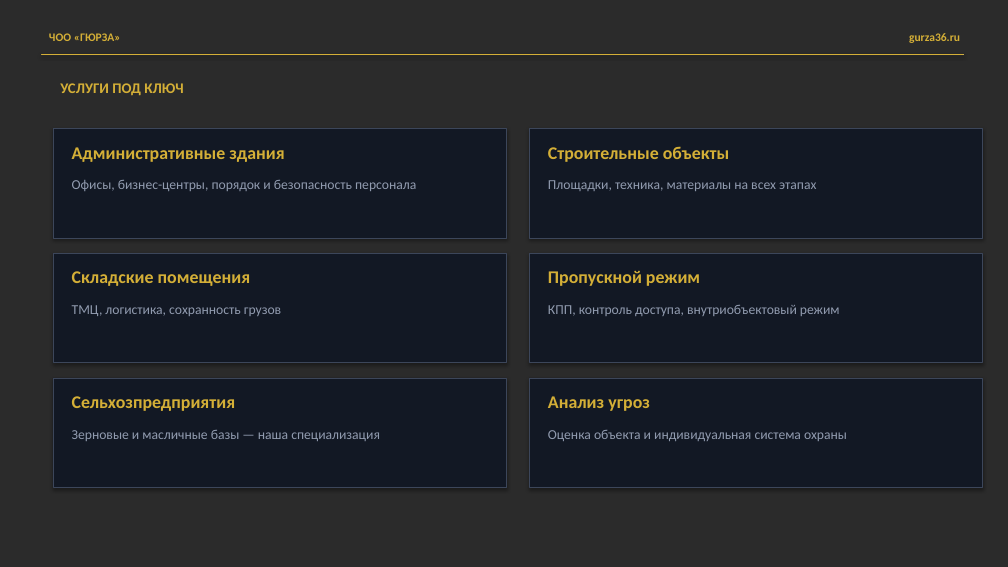
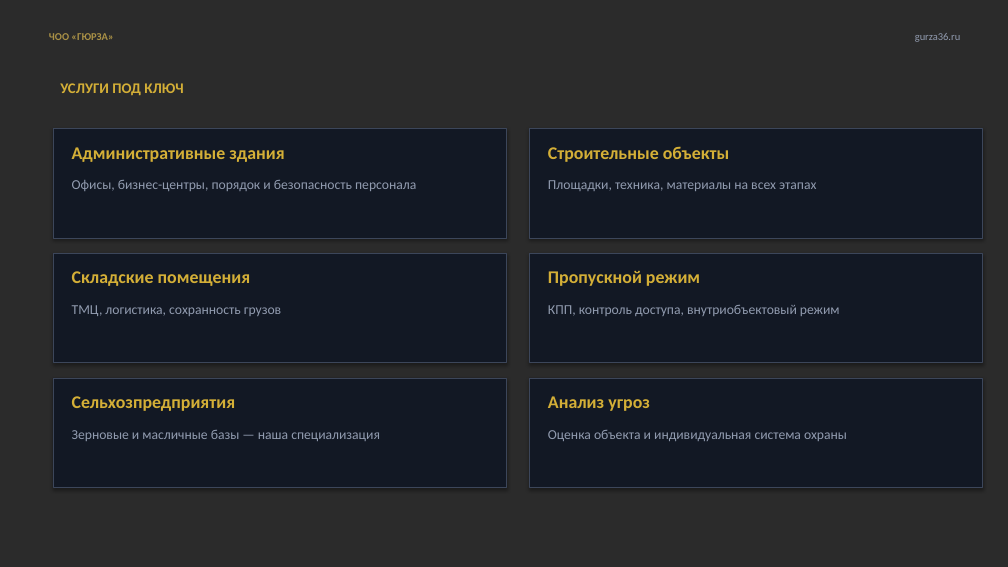
Before and after one commit to MatveyTORSHILOV/Gursa, a slide deck: slide 3 of presentation/gyurza-presentation.pptx (slide 5 before the commit). Drawn at 1008x567 pixels with LibreOffice and Linux fonts; fonts in the diff are those of the drawing; background and template pictures are left out; a plain dark background stands for a picture behind light text. Boxes give left, top, right and bottom in pixels: in the first picture for what was removed or moved away, otherwise in the second. Text is boxed around its words. In the diff, an @@ line names an element or a change of style, - is before the commit and + after.

```diff
--- a/presentation/gyurza-presentation.pptx
+++ b/presentation/gyurza-presentation.pptx
@@ text "ЧОО «ГЮРЗА»" at (49, 33, 113, 40): size 11 to 10 pt, text colour #D4AF37 to #AA9146 @@
@@ text "gurza36.ru" at (915, 33, 960, 42): size 11 to 10 pt, text colour #D4AF37 to #919BAF, bold off @@
@@ rectangle removed at (42, 54, 964, 54) @@
```
Also in this commit, not shown: 6 other slides changed, 3 slides removed, 4 other files.
